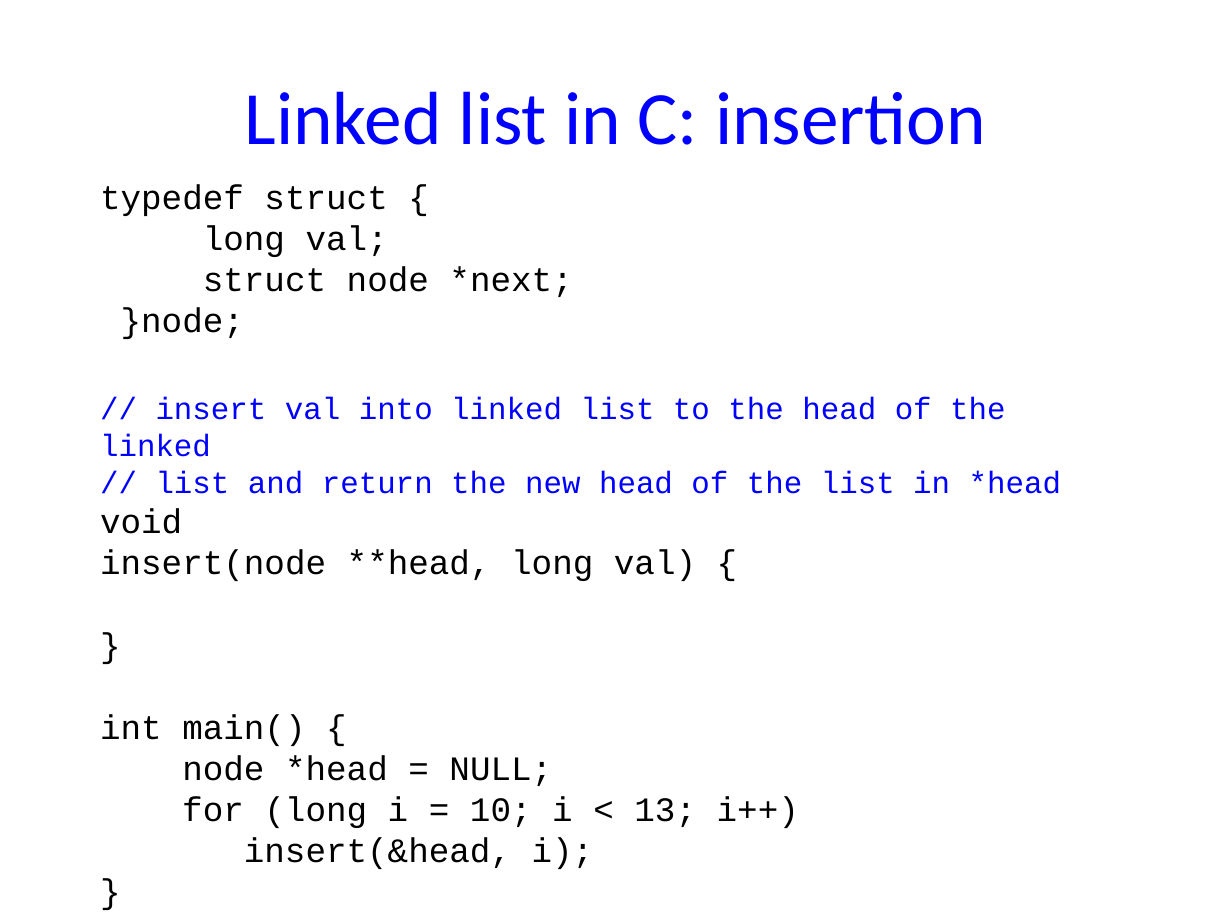
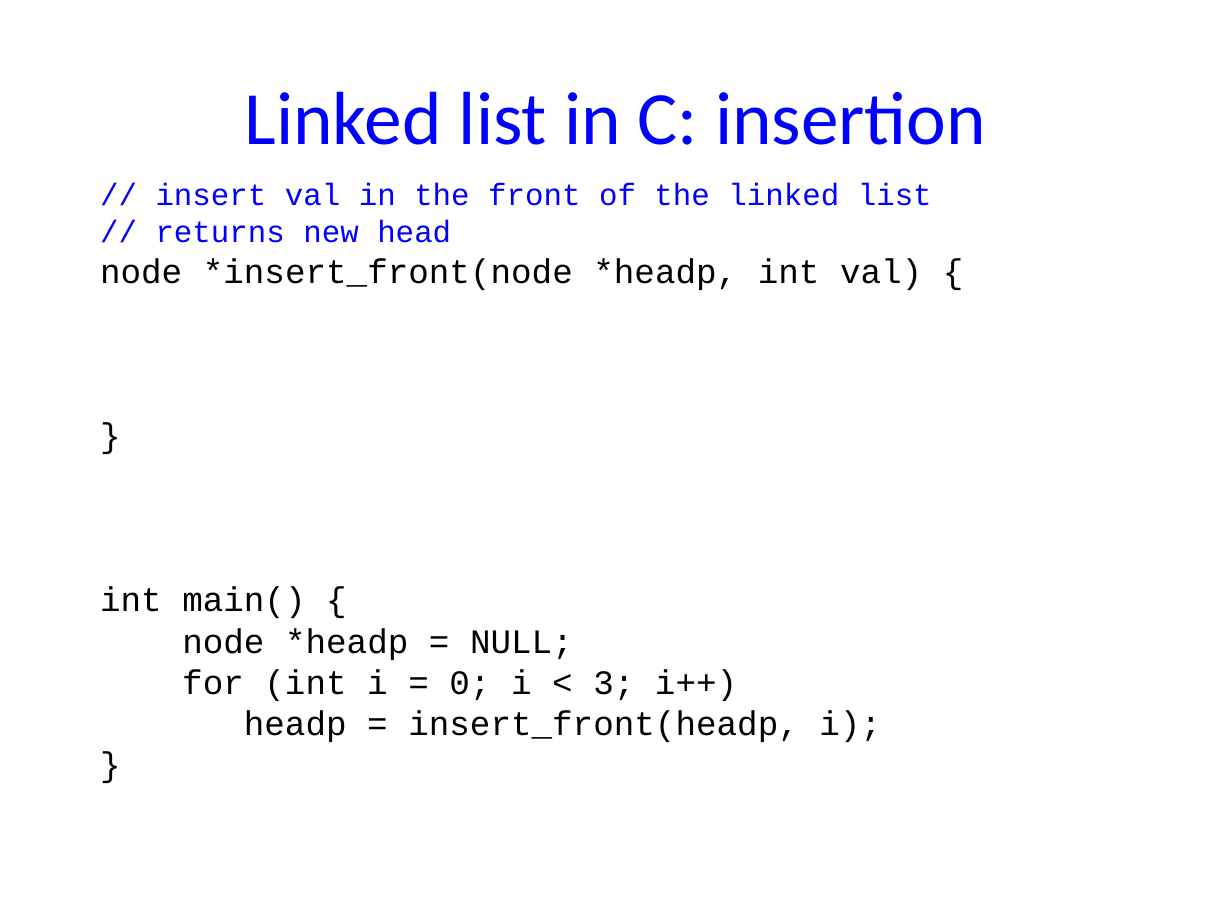
Before and after one commit to NYU-CSO/nyu-cso.github.io, a slide deck: slide 16 of notes/06-struct-malloc.pptx (slide 13 before the commit). Drawn at 1232x924 pixels with LibreOffice and Linux fonts; fonts in the diff are those of the drawing. Boxes give left, top, right and bottom in pixels: in the first picture for what was removed or moved away, otherwise in the second. Text is boxed around its words. In the diff, an @@ line names an element or a change of style, - is before the commit and + after.

```diff
--- a/notes/06-struct-malloc.pptx
+++ b/notes/06-struct-malloc.pptx
@@ text at (x1=100, y1=183, x2=932, y2=290): text changed @@
-typedef struct {
-long val;
-struct node *next;
-}node;
-// insert val into linked list to the head of the linked
-// list and return the new head of the list in *head
-void
-insert(node **head, long val) {
+// insert val in the front of the linked list
+// returns new head
+node *insert_front(node *headp, int val) {
@@ text at (x1=182, y1=628, x2=881, y2=742): text changed @@
-node *head = NULL;
-  for (long i = 10; i < 13; i++)
-  insert(&head, i);
+node *headp = NULL;
+  for (int i = 0; i < 3; i++)
+  headp = insert_front(headp, i);
```
Also in this commit, not shown: 13 other slides changed, 7 slides added, 6 slides removed, 1 other file.
